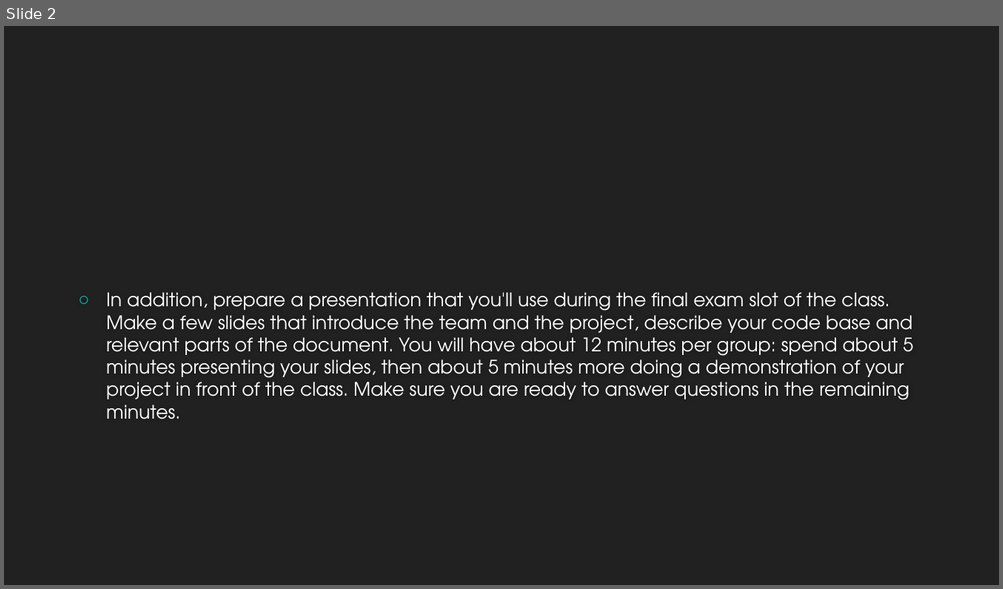
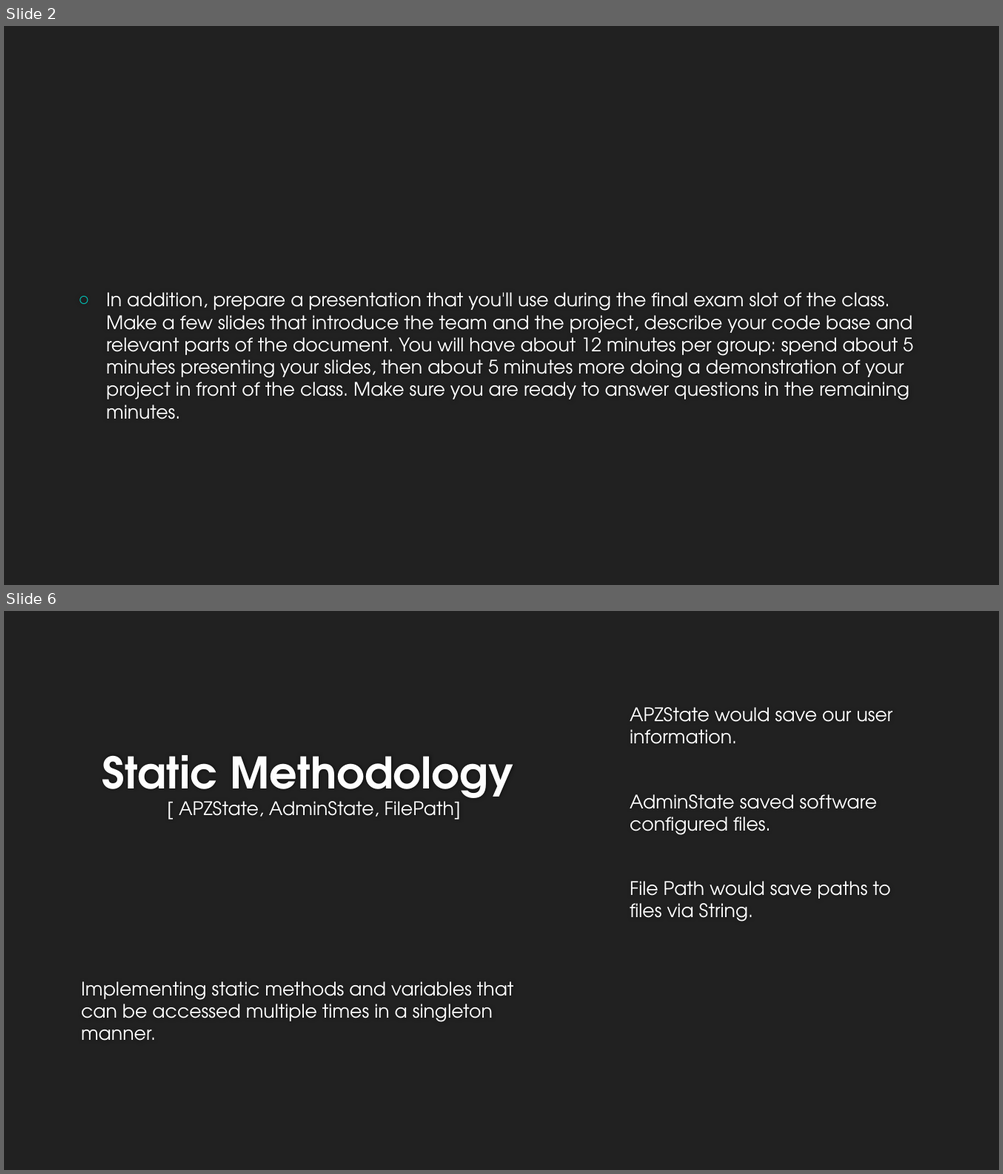
Before and after one commit to recursor94/CSC-380-Project, a slide deck: CSC380 Final Presentation.pptx. Shown one above the other, each under a label of ours: slide 2 before the commit, slides 2 and 6 after it; the slides between them are not shown. The pictures are 1003x589 and 1003x1174 pixels, drawn with LibreOffice and Linux fonts; fonts in the diff are those of the drawing; background and template pictures are left out. Boxes give left, top, right and bottom in pixels: in the first picture for what was removed or moved away, otherwise in the second. Text is boxed around its words. In the diff, an @@ line names an element or a change of style, - is before the commit and + after.

```diff
--- a/CSC380 Final Presentation.pptx
+++ b/CSC380 Final Presentation.pptx
@@ slide 6 added at bbox=[4, 611, 999, 1170], background #212121 @@
@@ text added at bbox=[629, 707, 893, 922], 18 pt, text #FFFFFF @@
+APZState would save our user information.
+AdminState saved software configured files.
+File Path would save paths to files via String.
@@ title added at bbox=[102, 755, 513, 820], 18 pt, text #FEFEFE @@
+Static Methodology
+[ APZState, AdminState, FilePath]
@@ text added at bbox=[81, 982, 514, 1041], 18 pt, text #FFFFFF @@
+Implementing static methods and variables that can be accessed multiple times in a singleton manner.
```
Also in this commit, not shown: 1 slide changed, 4 other slides added, 1 slide removed, 1 other file.
